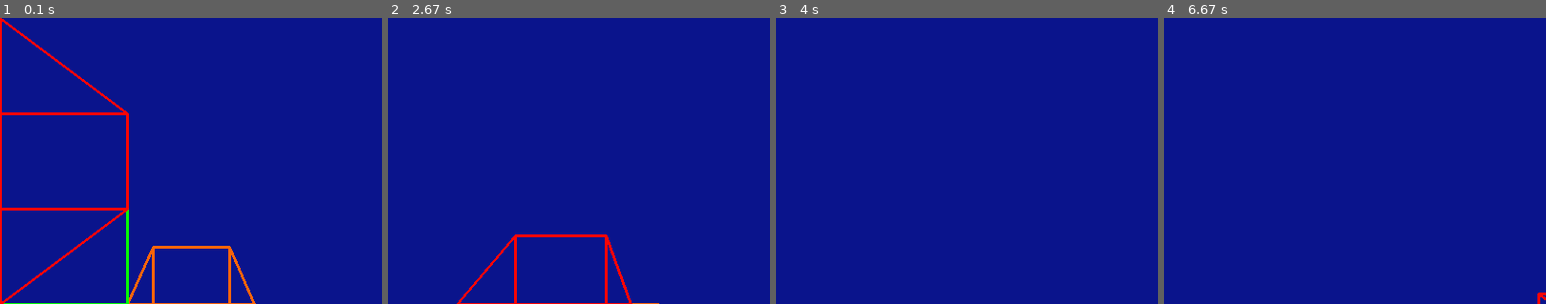
Above: before the commit, frames 1-4 (left to right).
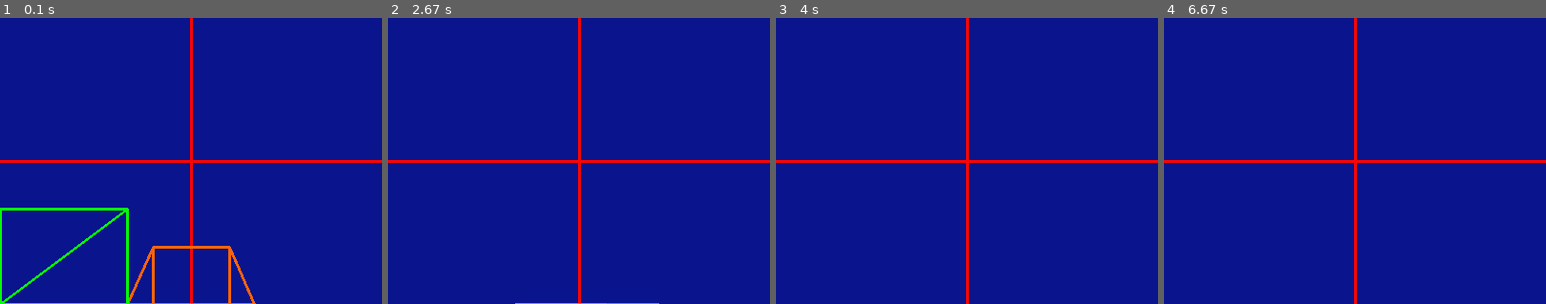
Above: after the commit, the same moments.

Repository: TonkleTremu/DSD-Y1
Game: pygame game, started from Random Test Stuff/3D Engine Test/main.py
Same seed, same stepped clock (60 frames per second), same inputs: the game is played once before the commit and once after it.
Inputs:
- Up to frame 1 (0.1 s): no input
- Up to frame 2 (2.67 s): tap W at 0.33 s; hold Right 0.67-1.13 s; tap Space at 0.73, 1.03, 2.07, 2.37, 2.63 s; tap Shift at 0.82, 2.15 s; hold Left 2-2.53 s; hold Down from 2.57 s (still down)
- Up to frame 3 (4 s): tap , at 2.72 s; release Down at 2.87 s; hold Left 2.9-3.3 s; tap Space at 2.97, 3.27, 3.4 s; hold Up 3.33-3.7 s; tap Shift at 3.48 s
- Up to frame 4 (6.67 s): hold Down 4.4-4.77 s; tap Space at 4.47, 4.87, 5.17, 6.2, 6.5 s; hold Left 4.8-5.27 s; tap Shift at 4.95, 6.28 s; hold Right 6.13-6.6 s; hold Left from 6.63 s (still down)

The runs differ from the first frame. In frame 1, 3.8% of the frame differs, in the area x 0-100%, y 0-100%; in frame 2, 2.8%; in frame 3, 1.7%; in frame 4, 1.8%.

Commit message:
added debu lines

Diff:
--- a/Random Test Stuff/3D Engine Test/main.py
+++ b/Random Test Stuff/3D Engine Test/main.py
@@ -67,15 +67,15 @@
     ]
 
 CubeVertices3 = [
-    (0.75, 1.25, 0.75),
-    (0.25, 1.25, 0.75),
-    (0.25, 0.75, 0.75),
-    (0.75, 0.75, 0.75),
-
-    (0.75, 1.25, 0.25),
-    (0.25, 1.25, 0.25),
-    (0.25, 0.75, 0.25),
-    (0.75, 0.75, 0.25)
+    (0.75, -1.25, 0.75),
+    (-0.25, -1.25, 0.75),
+    (-0.25, -0.75, 0.75),
+    (0.75, -0.75, 0.75),
+
+    (0.75, -1.25, 0.25),
+    (-0.25, -1.25, 0.25),
+    (-0.25, -0.75, 0.25),
+    (0.75, -0.75, 0.25)
     ]
 
 CubeLink2 = [
@@ -175,6 +175,9 @@
 while True: # Main game loop - like Unity's "update" void thing.
     #rotation += 2*math.pi*(1/TICK_RATE)
     DISPLAYSURF.fill(NIGHT_SKY_BLUE)
+    if(DEBUG):
+        pygame.draw.line(DISPLAYSURF, RED, (DISPLAYSURF.get_width()/2, 0), (DISPLAYSURF.get_width()/2, DISPLAYSURF.get_height()), 3)
+        pygame.draw.line(DISPLAYSURF, RED, (0, DISPLAYSURF.get_height()/2), (DISPLAYSURF.get_width(), DISPLAYSURF.get_height()/2), 3)
     if(pygame.key.get_pressed()[K_UP] | pygame.key.get_pressed()[K_w]):
         z += 0.1
     if(pygame.key.get_pressed()[K_DOWN] | pygame.key.get_pressed()[K_s]):
